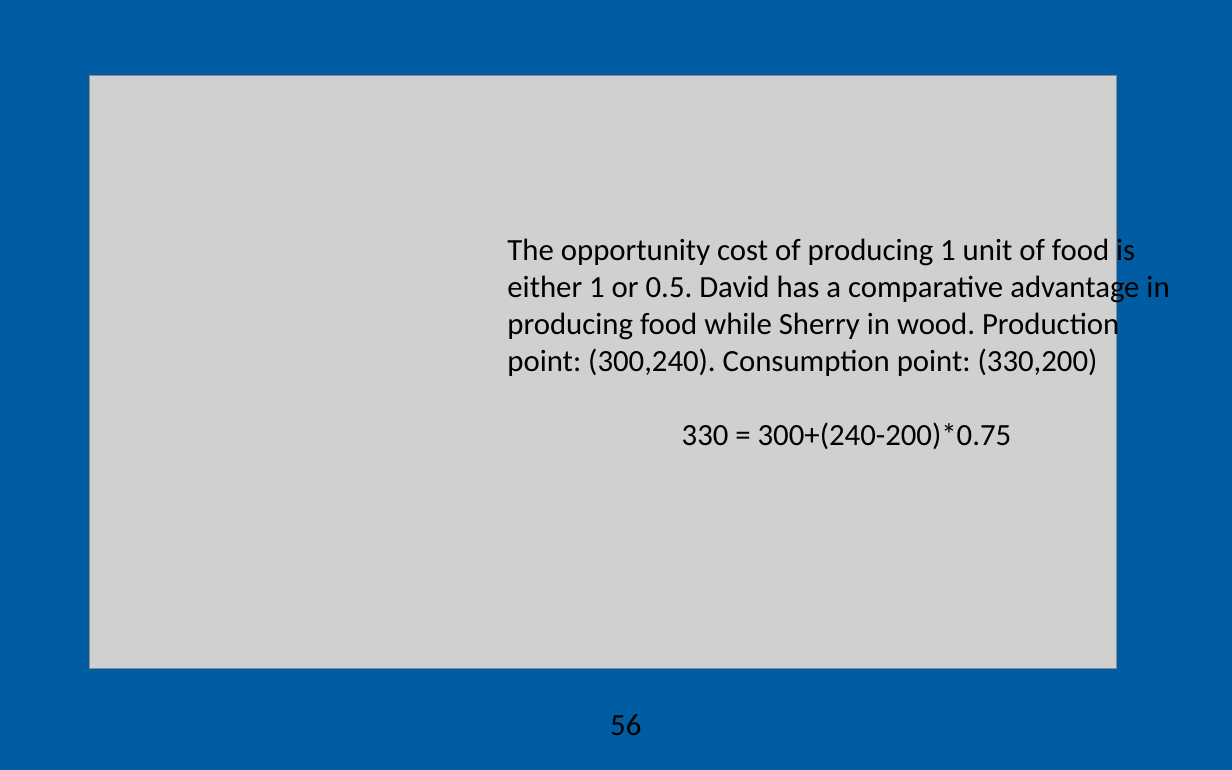
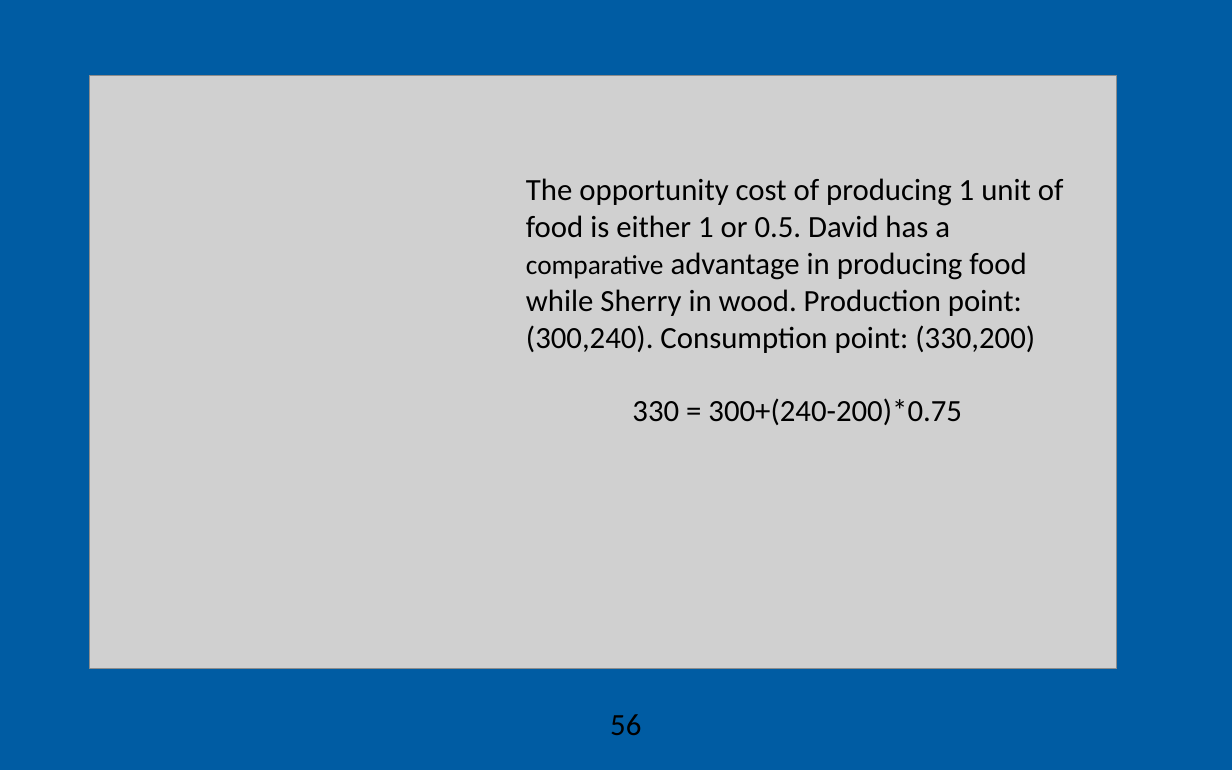
Before and after one commit to AEGDDI/idr305, a slide deck: slide 56 of lectures/L2.pptx. Drawn at 1232x770 pixels with LibreOffice and Linux fonts; fonts in the diff are those of the drawing; grey boxes stand for pictures; background and template pictures are left out. Boxes give left, top, right and bottom in pixels: in the first picture for what was removed or moved away, otherwise in the second. Text is boxed around its words. In the diff, an @@ line names an element or a change of style, - is before the commit and + after.

```diff
--- a/lectures/L2.pptx
+++ b/lectures/L2.pptx
@@ text "The opportunity cost of producing ...": place and size @@
-text "The opportunity cost of producing ..." at bbox=[507, 234, 1169, 449]
+text "The opportunity cost of producing ..." at bbox=[526, 178, 1064, 425]
@@ text at bbox=[526, 178, 1064, 353]: size 18 to 16 pt in "comparative" @@
```
Also in this commit, not shown: 5 other slides changed, 3 other files.
